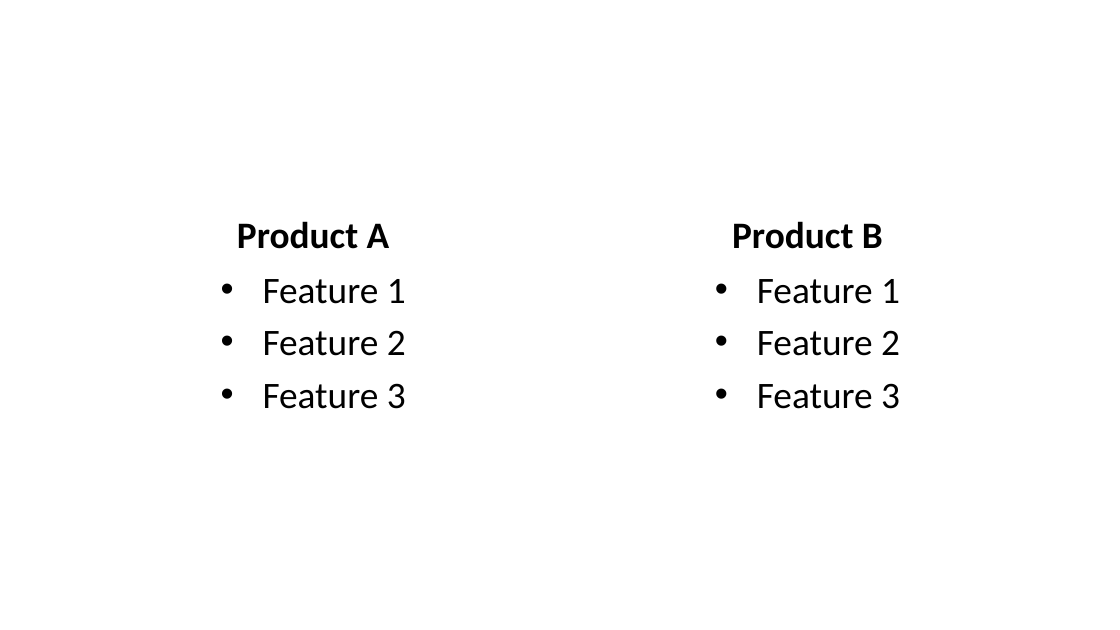
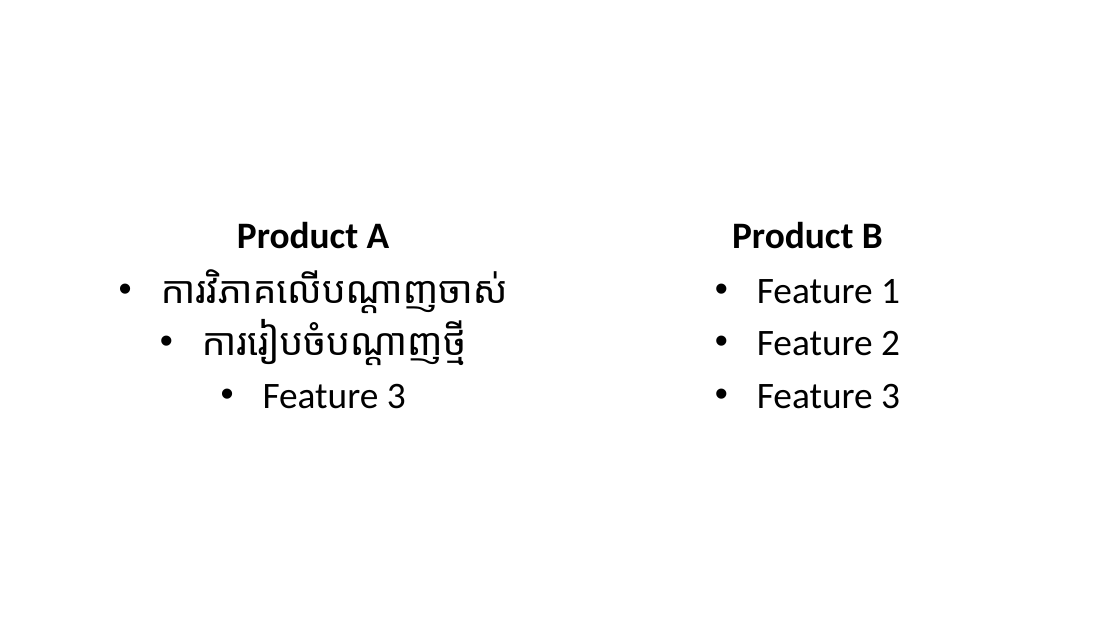
Before and after one commit to VirithHeang12/network, a slide deck: slide 4 of 161997-network-cable-template-16x9.pptx. Drawn at 1120x630 pixels with LibreOffice and Linux fonts; fonts in the diff are those of the drawing; background and template pictures are left out. Boxes give left, top, right and bottom in pixels: in the first picture for what was removed or moved away, otherwise in the second. Text is boxed around its words. In the diff, an @@ line names an element or a change of style, - is before the commit and + after.

```diff
--- a/161997-network-cable-template-16x9.pptx
+++ b/161997-network-cable-template-16x9.pptx
@@ text at [161, 269, 506, 365]: text changed @@
-• Feature 1
-• Feature 2
+• ការវិភាគលើបណ្ដាញចាស់
+• ការរៀបចំបណ្ដាញថ្មី
```
Also in this commit, not shown: 3 other slides changed, 4 slides added, 1 other file.
